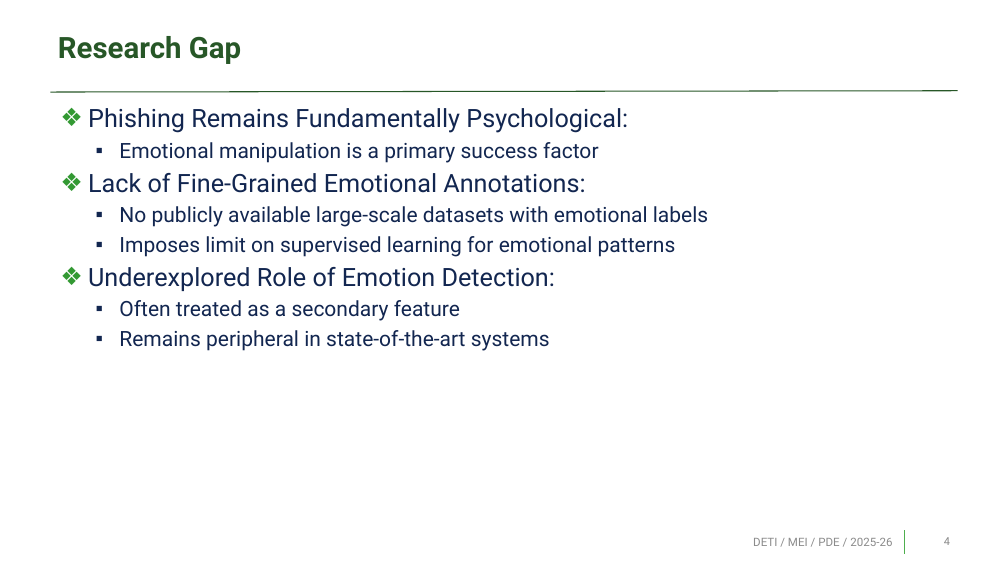
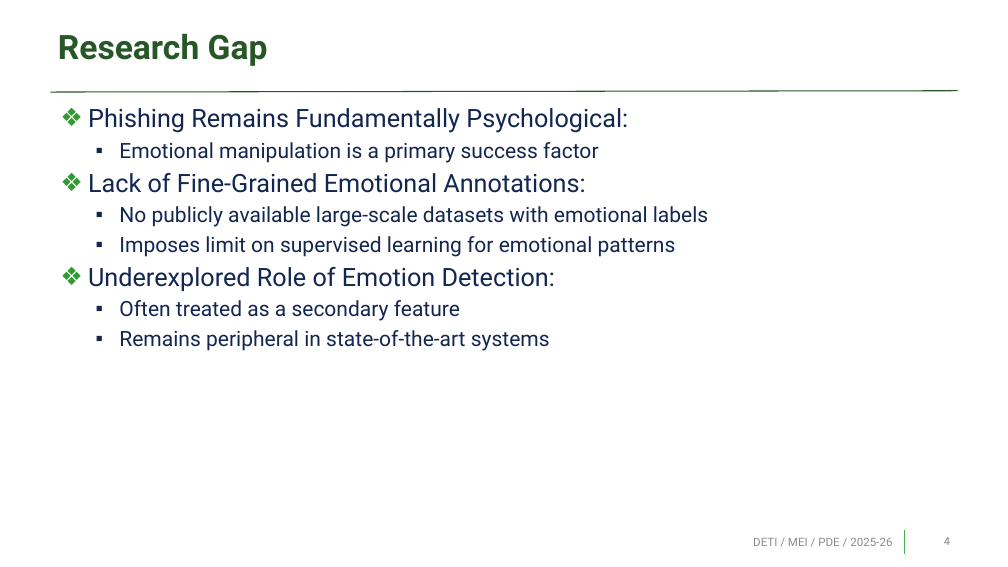
Before and after one commit to Pedrinho-Dev01/tese-phishing, a slide deck: slide 4 of sprints/pre_thesis.pptx. Drawn at 1008x567 pixels with LibreOffice and Linux fonts; fonts in the diff are those of the drawing; background and template pictures are left out. Boxes give left, top, right and bottom in pixels: in the first picture for what was removed or moved away, otherwise in the second. Text is boxed around its words. In the diff, an @@ line names an element or a change of style, - is before the commit and + after.

```diff
--- a/sprints/pre_thesis.pptx
+++ b/sprints/pre_thesis.pptx
@@ title "Research Gap" at <box>58,33,268,66</box>: size 28 to 32 pt @@
```
Also in this commit, not shown: 6 other slides changed, 1 slide added, 3 other files.
